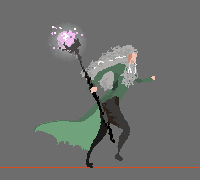
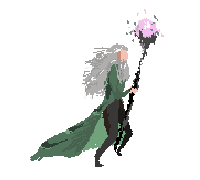
Layered file, before and after one edit (200x180). Changes by layer:
showed "Layer 10" over box(30, 7, 168, 167)
hid "Layer 6" over box(33, 21, 155, 168)
hid "Background" over box(0, 0, 200, 180)
